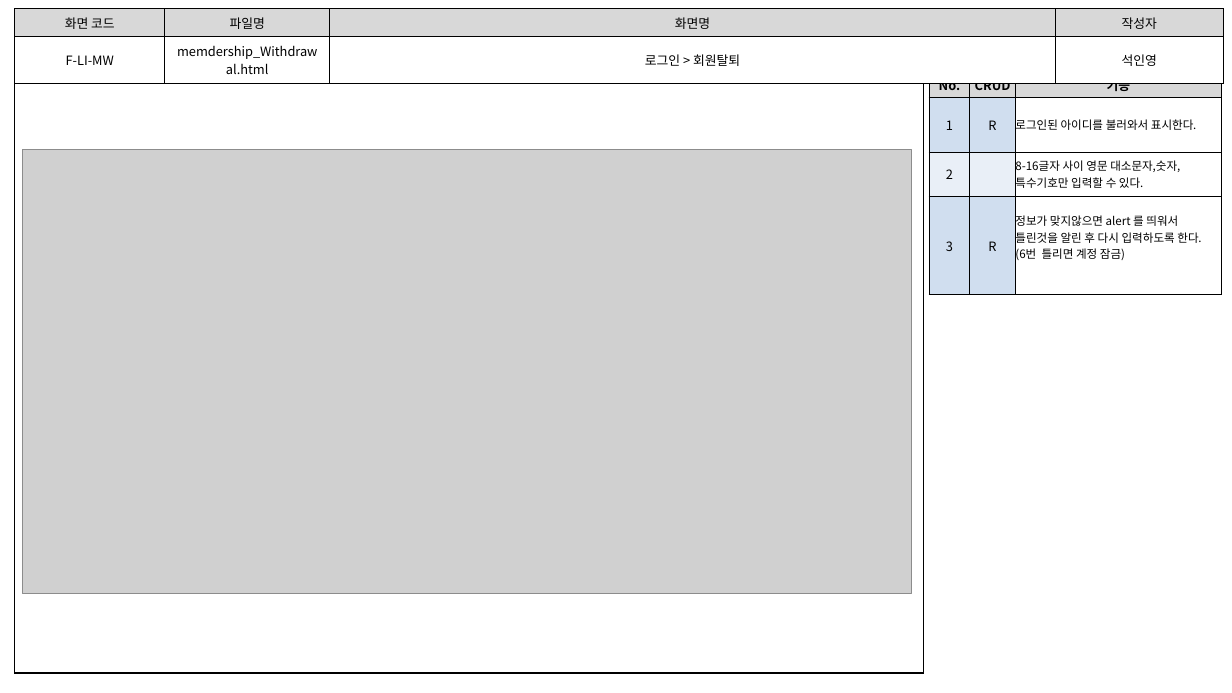
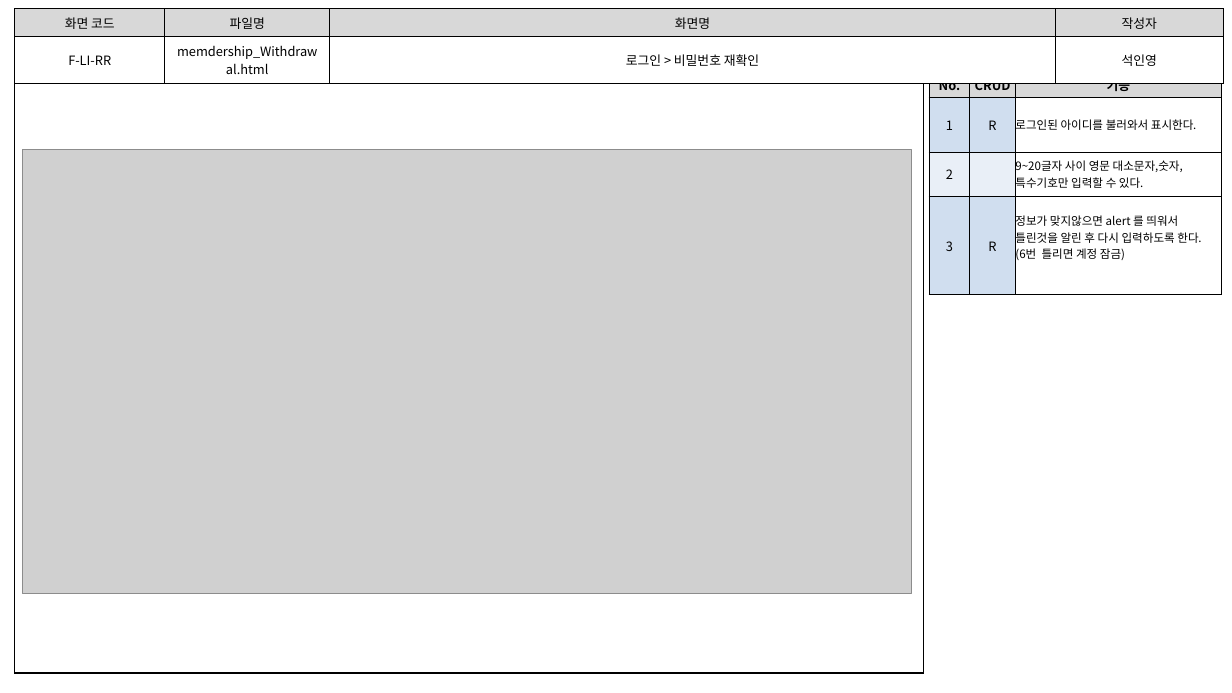
Before and after one commit to index506/cosmo6th_3thGroup, a slide deck: slide 11 of Text/02.화면설계도/3th_Project_화면 설계도(인영).pptx. Drawn at 1232x693 pixels with LibreOffice and Linux fonts; fonts in the diff are those of the drawing; grey boxes stand for pictures. Boxes give left, top, right and bottom in pixels: in the first picture for what was removed or moved away, otherwise in the second. Text is boxed around its words. In the diff, an @@ line names an element or a change of style, - is before the commit and + after.

```diff
--- a/Text/02.화면설계도/3th_Project_화면 설계도(인영).pptx
+++ b/Text/02.화면설계도/3th_Project_화면 설계도(인영).pptx
@@ table at [15,8,1224,311] @@
-row 2, column 1: F-LI-MW
+row 2, column 1: F-LI-RR
-row 2, column 3: 로그인 > 회원탈퇴
+row 2, column 3: 로그인 > 비밀번호 재확인
@@ table at [930,73,1223,376] @@
-row 3, column 3: 8-16글자 사이 영문 대소문자,숫자,특수기호만 입력할 수 있다.
+row 3, column 3: 9~20글자 사이 영문 대소문자,숫자,특수기호만 입력할 수 있다.
```
Also in this commit, not shown: 6 other slides changed, 2 other files.
